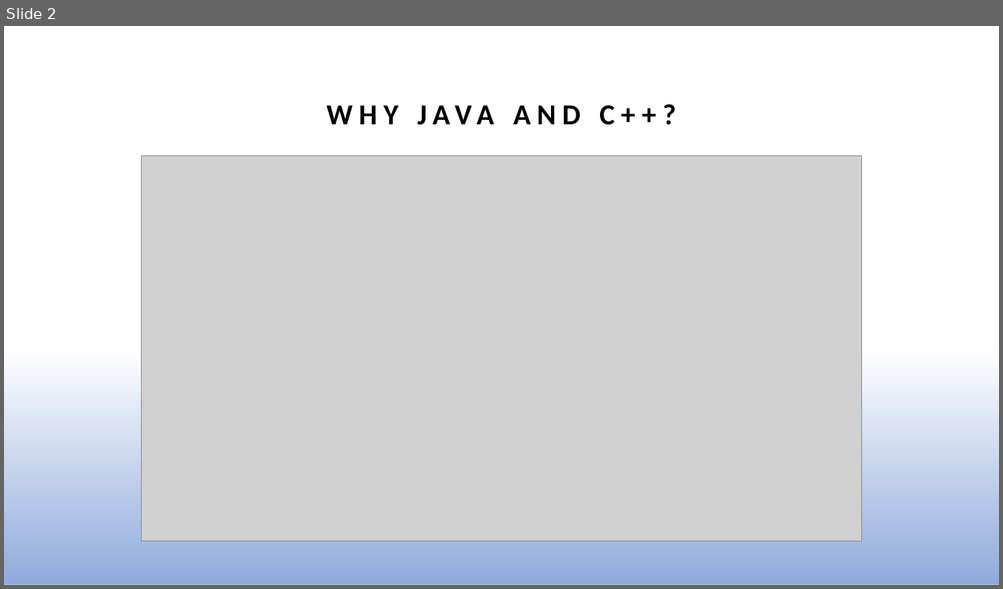
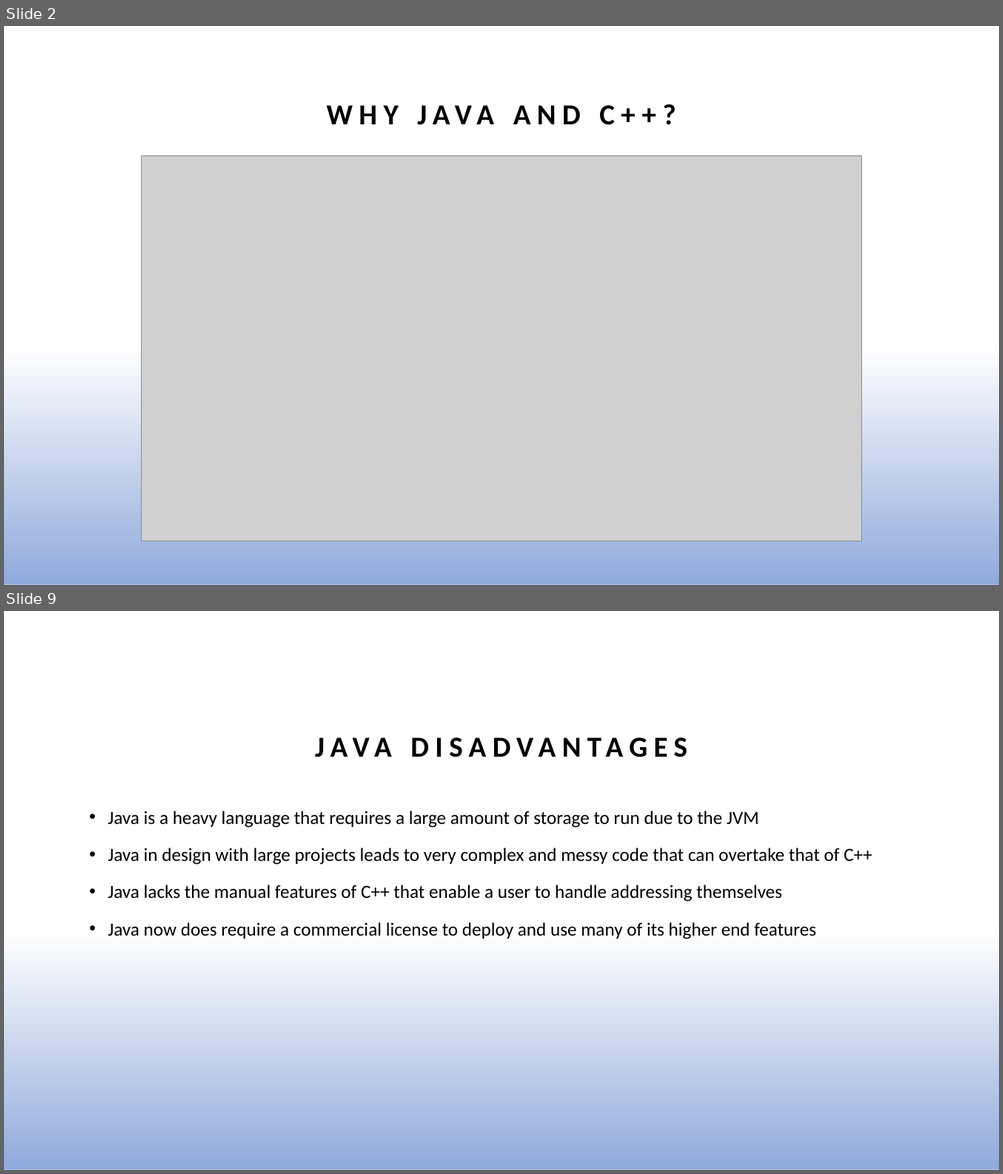
Before and after one commit to tzenisekj/Spring2024-ProgrammingLanguages, a slide deck: Term Paper/FInal.pptx. Shown one above the other, each under a label of ours: slide 2 before the commit, slides 2 and 9 after it; the slides between them are not shown. The pictures are 1003x589 and 1003x1174 pixels, drawn with LibreOffice and Linux fonts; fonts in the diff are those of the drawing; grey boxes stand for pictures. Boxes give left, top, right and bottom in pixels: in the first picture for what was removed or moved away, otherwise in the second. Text is boxed around its words. In the diff, an @@ line names an element or a change of style, - is before the commit and + after.

```diff
--- a/Term Paper/FInal.pptx
+++ b/Term Paper/FInal.pptx
@@ slide 9 added at [4, 611, 999, 1170], background #FFFFFF; not listed: 1 template element that a slide beside it also shows @@
@@ title added at [108, 812, 139, 824], 28 pt, text #000000, bold @@
+JAVA DISADVANTAGES
@@ text added at [108, 811, 872, 940], 18 pt, text #000000 @@
+• Java is a heavy language that requires a large amount of storage to run due to the JVM
+• Java in design with large projects leads to very complex and messy code that can overtake that of C++
+• Java lacks the manual features of C++ that enable a user to handle addressing themselves
+• Java now does require a commercial license to deploy and use many of its higher end features
```
Also in this commit, not shown: 1 slide changed, 8 other slides added.
